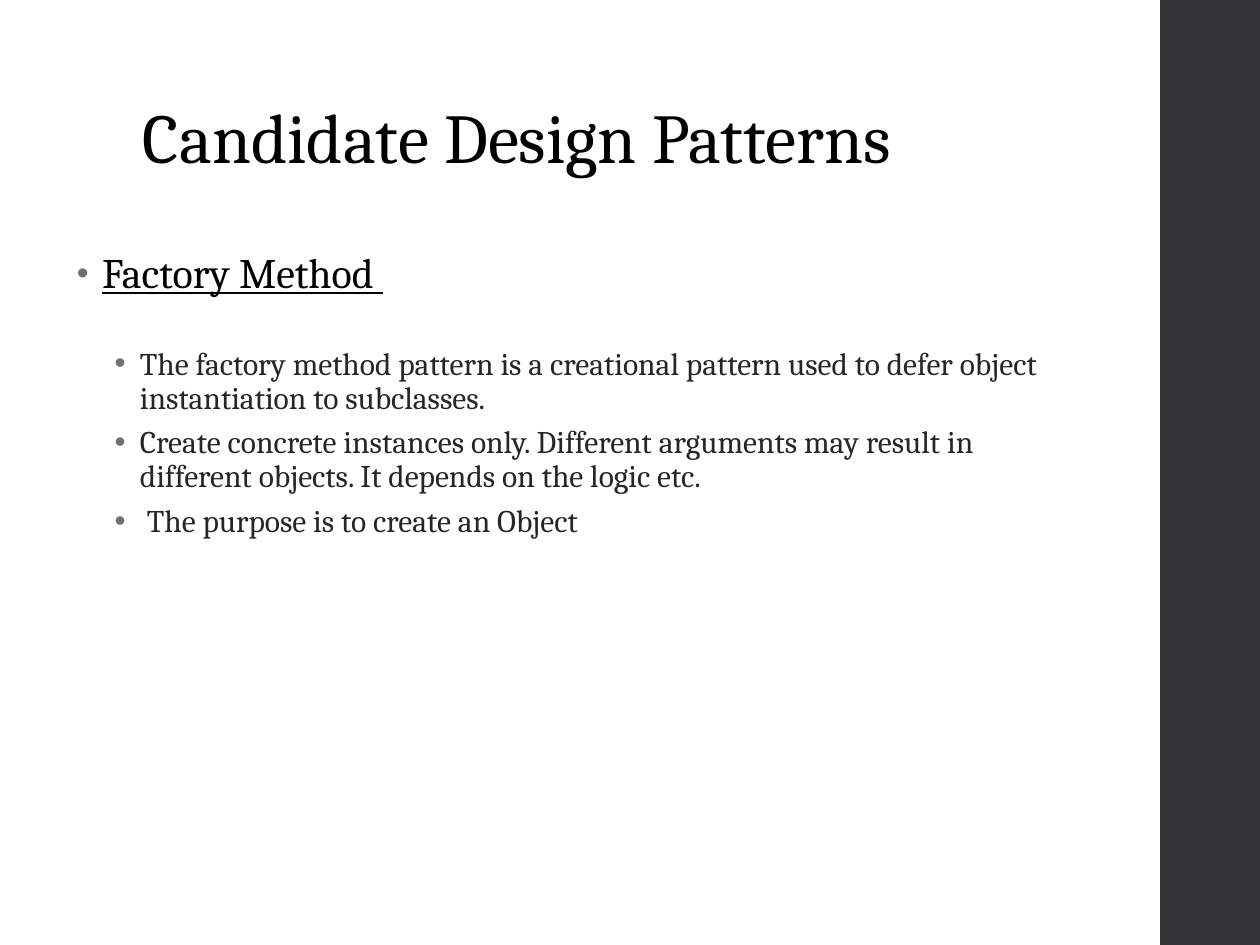
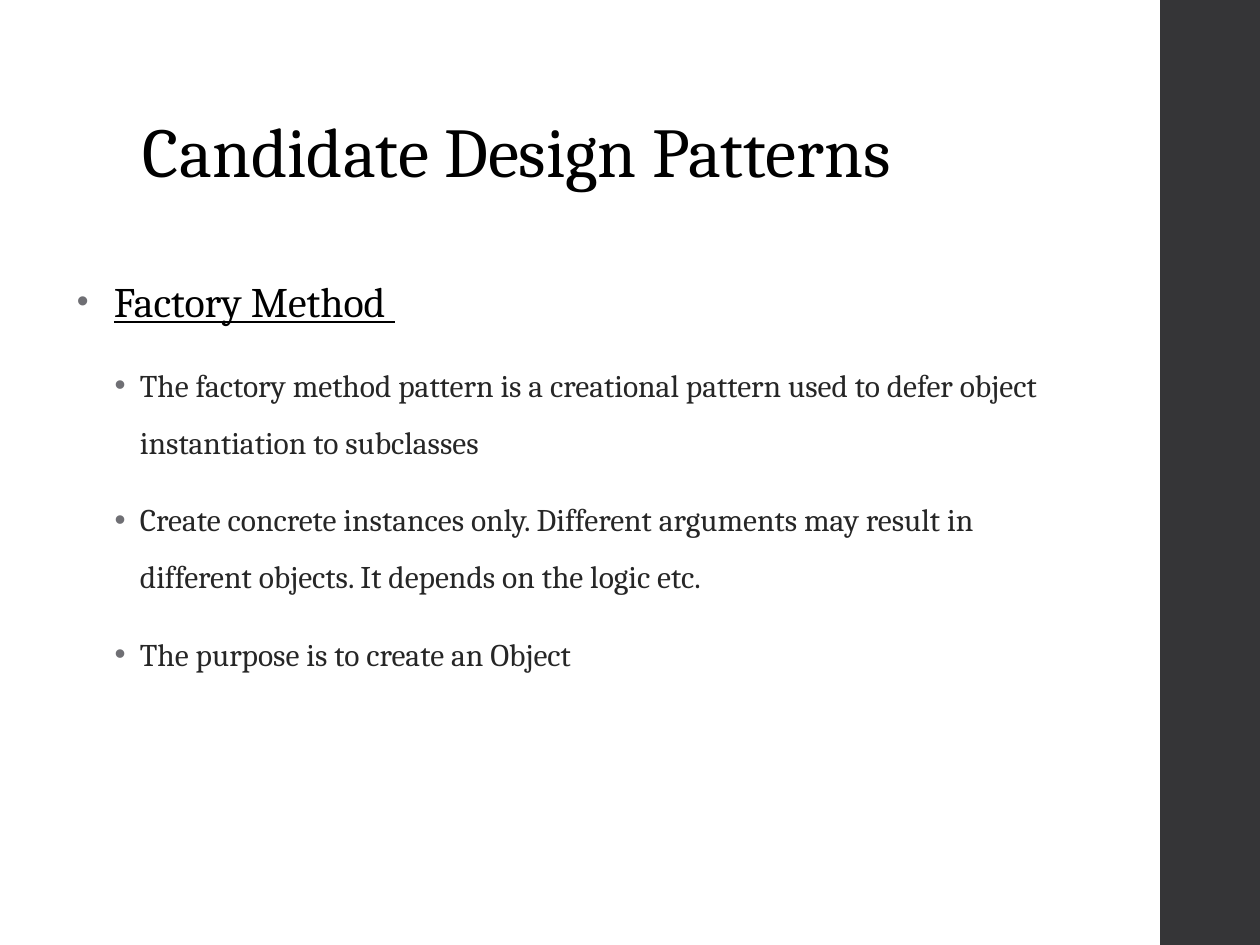
Before and after one commit to chenghao1983/VMCS_CA_PT4, a slide deck: slide 4 of PT4- Presentation - 01-09-2016.ppt. Drawn at 1260x945 pixels with LibreOffice and Linux fonts; fonts in the diff are those of the drawing. Boxes give left, top, right and bottom in pixels: in the first picture for what was removed or moved away, otherwise in the second. Text is boxed around its words. In the diff, an @@ line names an element or a change of style, - is before the commit and + after.

Commit message:
- updated layout

```diff
--- a/PT4- Presentation - 01-09-2016.ppt
+++ b/PT4- Presentation - 01-09-2016.ppt
@@ title "Candidate Design Patterns": place and size @@
-title "Candidate Design Patterns" at (143,114,891,178)
+title "Candidate Design Patterns" at (143,128,891,192)
@@ text at (114,287,973,673): indent changed; line spacing 0.95 to 1.5; less space between paragraphs; line spacing 0.9 to 1.5; more space between paragraphs @@
@@ text at (140,374,1037,455): text changed @@
-  • The factory method pattern is a creational pattern used to defer object instantiation to subclasses.
+  • The factory method pattern is a creational pattern used to defer object instantiation to subclasses
```
Also in this commit, not shown: 9 other slides changed, 1 slide added, 1 slide removed.
